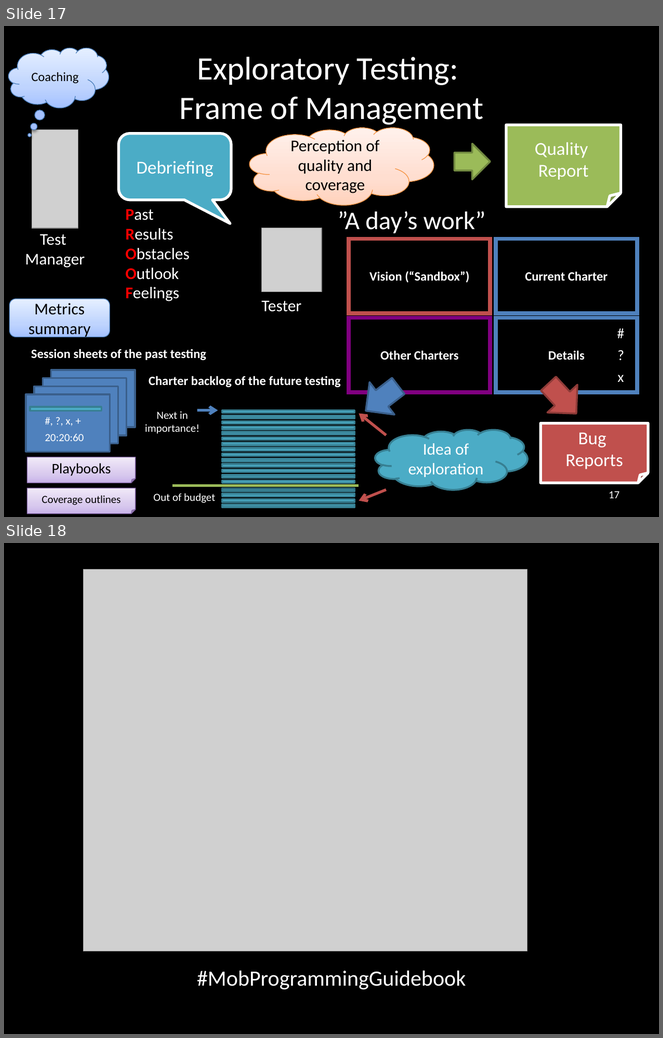
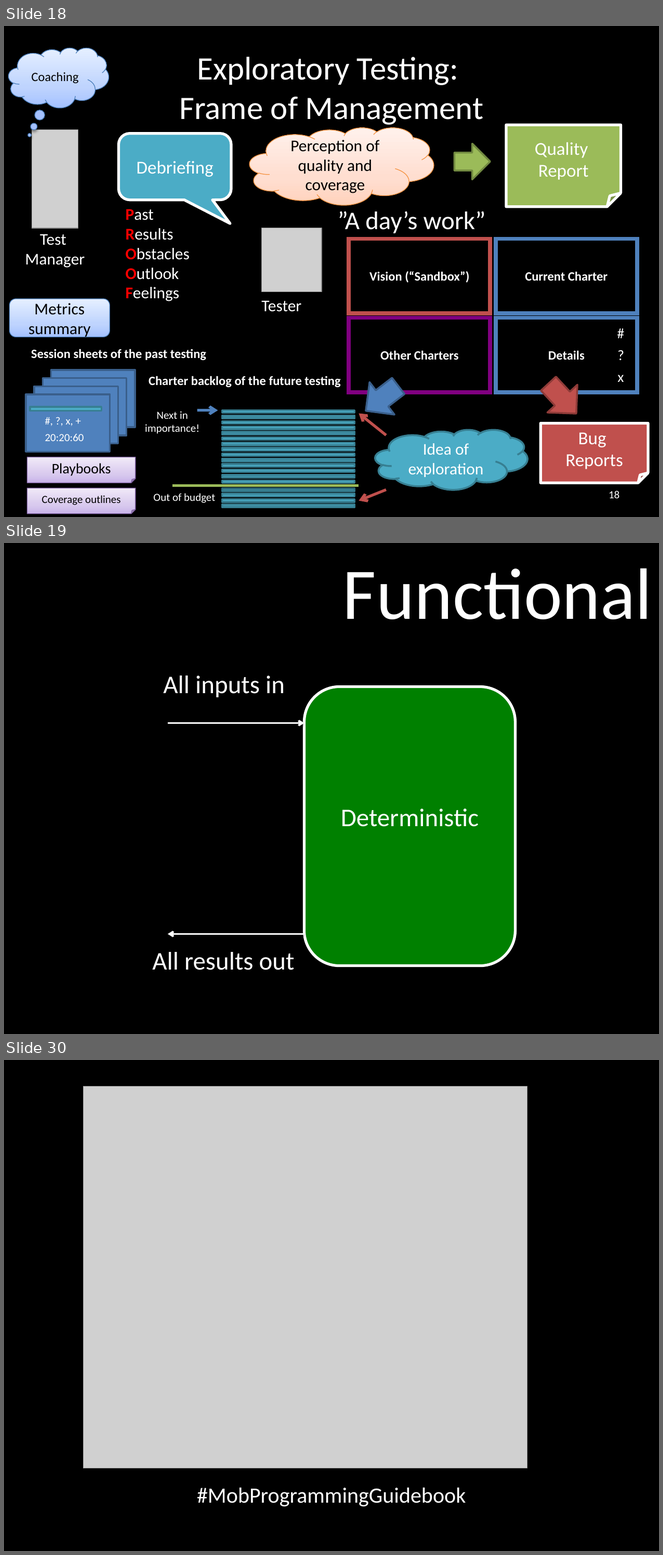
Before and after one commit to isidore/darkFunction-Editor, a slide deck: Courseware/ExploratoryAndUnitTesting.pptx. Shown one above the other, each under a label of ours: slides 17 and 18 before the commit, slides 18, 19 and 30 after it; the slides between them are not shown. The pictures are 663x1038 and 663x1555 pixels, drawn with LibreOffice and Linux fonts; fonts in the diff are those of the drawing; grey boxes stand for pictures. Boxes give left, top, right and bottom in pixels: in the first picture for what was removed or moved away, otherwise in the second. Text is boxed around its words. In the diff, an @@ line names an element or a change of style, - is before the commit and + after.

```diff
--- a/Courseware/ExploratoryAndUnitTesting.pptx
+++ b/Courseware/ExploratoryAndUnitTesting.pptx
@@ slide 19 added at (4, 543, 659, 1034), background #000000 @@
@@ title added at (343, 568, 652, 619), 80 pt, text #FFFFFF @@
+Functional
@@ text added at (163, 676, 285, 697), 28 pt, text #FFFFFF @@
+All inputs in
@@ rounded rectangle added at (304, 687, 515, 966), fill #008000, outline #FFFFFF 3 pt, 28 pt, text #FFFFFF @@
+Deterministic
@@ arrow added from (168, 723) to (304, 723), #FFFFFF 2 pt @@
@@ arrow added from (304, 934) to (168, 934), #FFFFFF 2 pt @@
@@ text added at (152, 952, 295, 970), 28 pt, text #FFFFFF @@
+All results out
@@ what was slide 17 is now slide 18 @@
@@ page number at (609, 491, 620, 499): text changed @@
-17
+18
@@ what was slide 18 is now slide 30 @@
```
Also in this commit, not shown: 11 other slides added.
